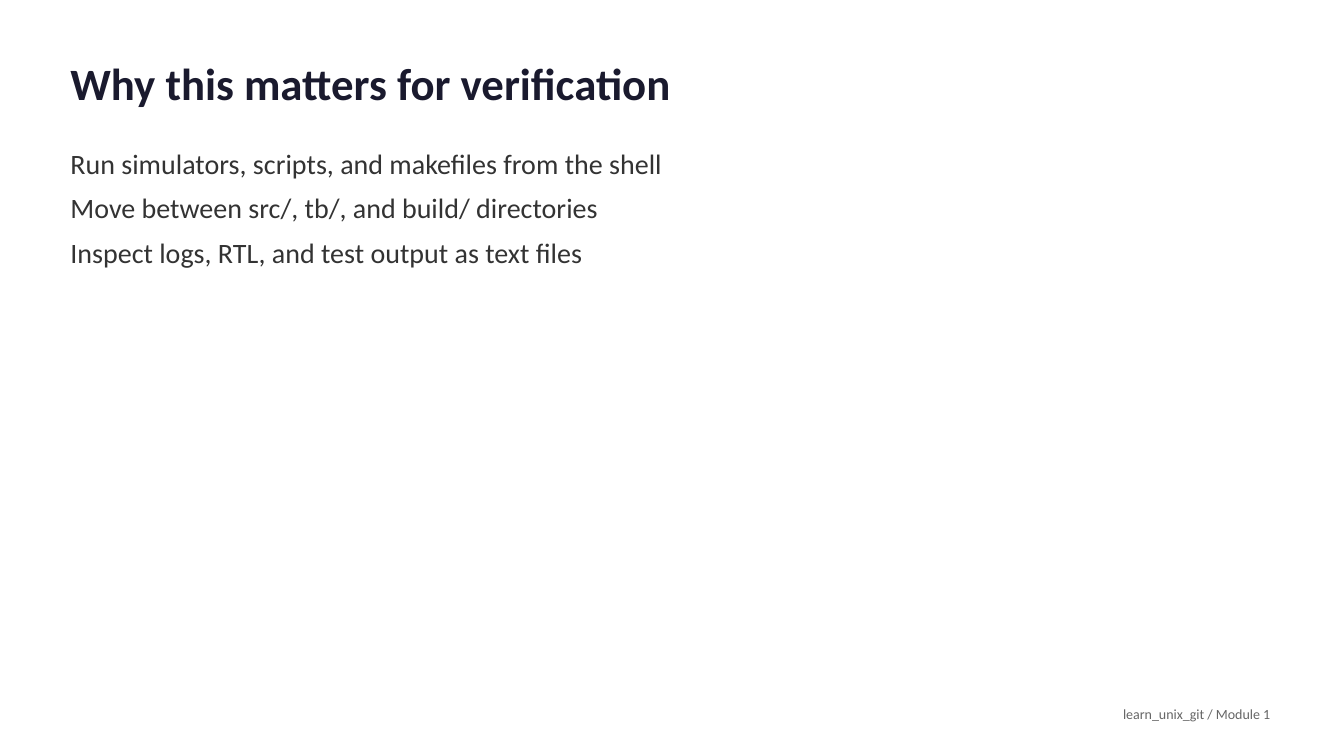
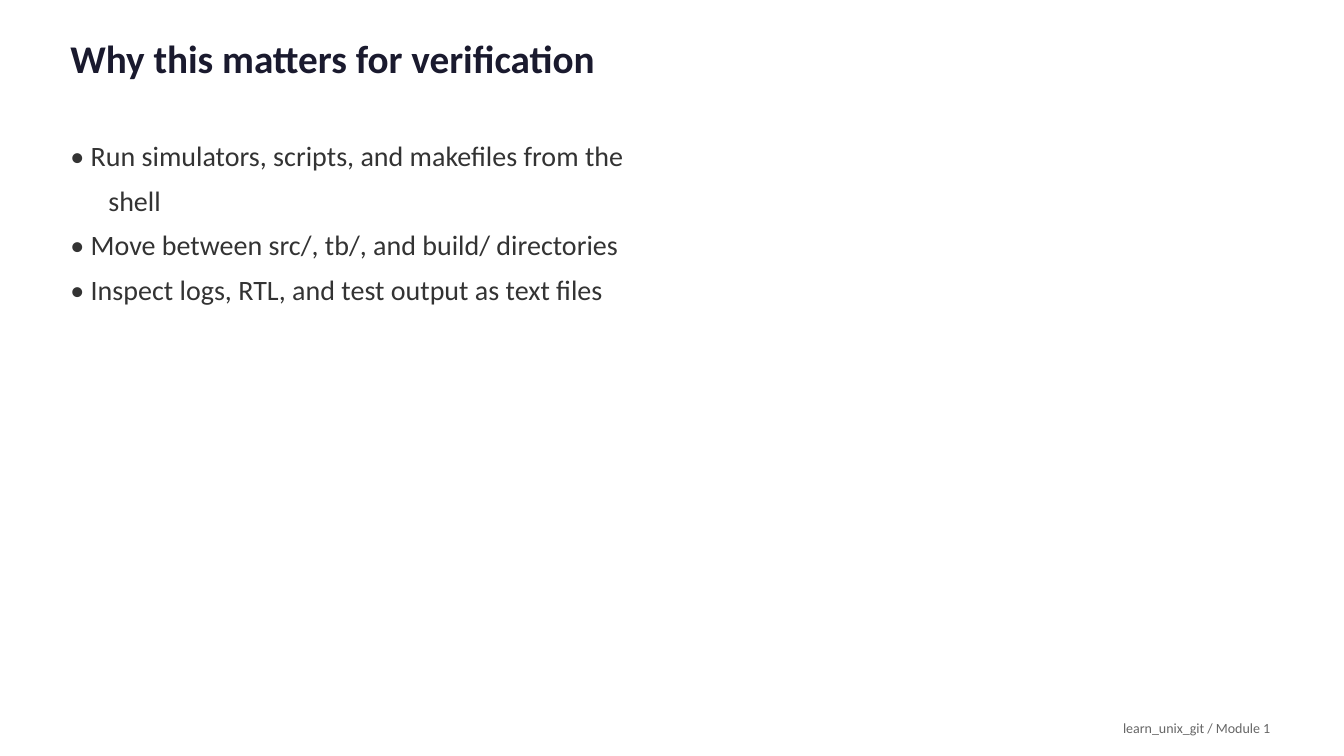
Before and after one commit to universal-verification-methodology/learn_unix_git, a slide deck: slide 5 of media/module1/slides.pptx. Drawn at 1344x756 pixels with LibreOffice and Linux fonts; fonts in the diff are those of the drawing. Boxes give left, top, right and bottom in pixels: in the first picture for what was removed or moved away, otherwise in the second. Text is boxed around its words. In the diff, an @@ line names an element or a change of style, - is before the commit and + after.

```diff
--- a/media/module1/slides.pptx
+++ b/media/module1/slides.pptx
@@ text "Why this matters for verification" at (70, 45, 594, 79): size 32 to 28 pt; line spacing 1 to 22pt @@
@@ text at (91, 146, 623, 305): text changed @@
-Run simulators, scripts, and makefiles from the shell
-Move between src/, tb/, and build/ directories
-Inspect logs, RTL, and test output as text files
+• Run simulators, scripts, and makefiles from the
+shell
+• Move between src/, tb/, and build/ directories
+• Inspect logs, RTL, and test output as text files
@@ text "learn_unix_git / Module 1" at (1123, 723, 1270, 736): line spacing 1 to 22pt @@
```
Also in this commit, not shown: 19 other slides changed, 53 other files.
